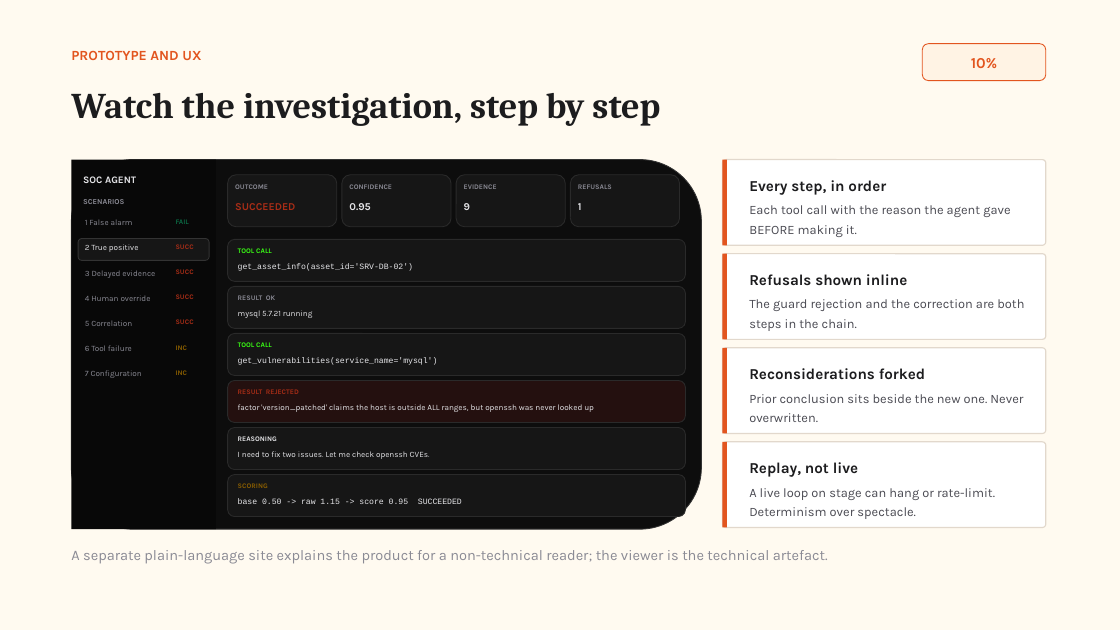
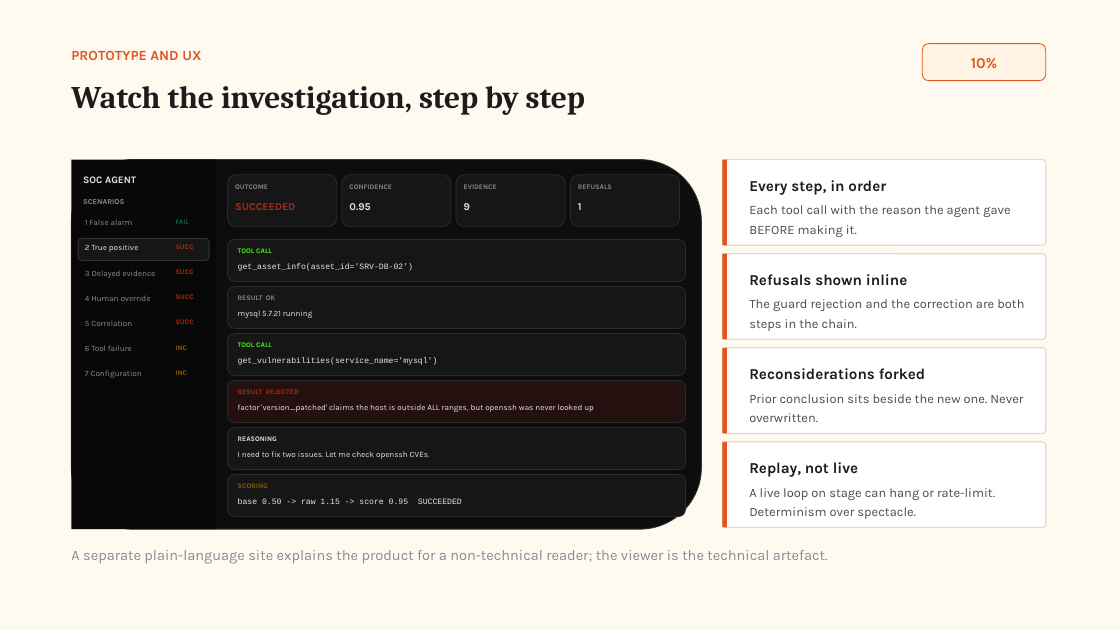
Before and after one commit to Graybeep/Dropout_Autonomous-SOC-Investigation-Response-Agent, a slide deck: slide 9 of deck.pptx (slide 7 before the commit). Drawn at 1120x630 pixels with LibreOffice and Linux fonts; fonts in the diff are those of the drawing. Boxes give left, top, right and bottom in pixels: in the first picture for what was removed or moved away, otherwise in the second. Text is boxed around its words. In the diff, an @@ line names an element or a change of style, - is before the commit and + after.

```diff
--- a/deck.pptx
+++ b/deck.pptx
@@ text "Watch the investigation, step by ..." at (x1=71, y1=86, x2=585, y2=115): size 31 to 27 pt @@
```
Also in this commit, not shown: 7 other slides changed, 2 slides added, 1 other file.
